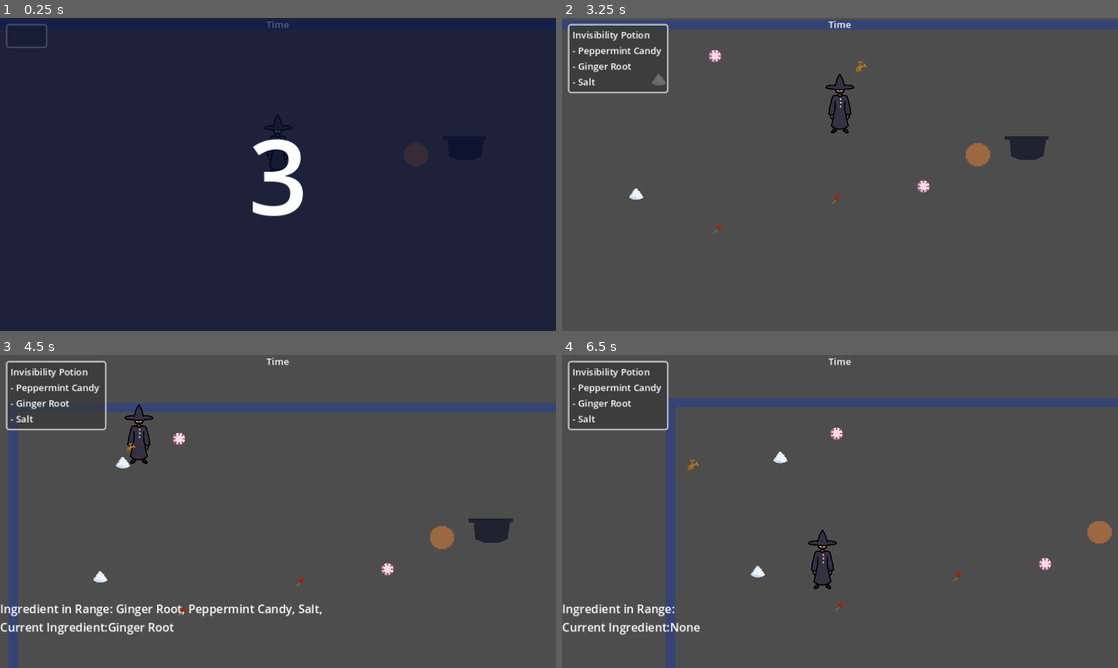
Above: before the commit, frames 1-4 (two rows, left to right).
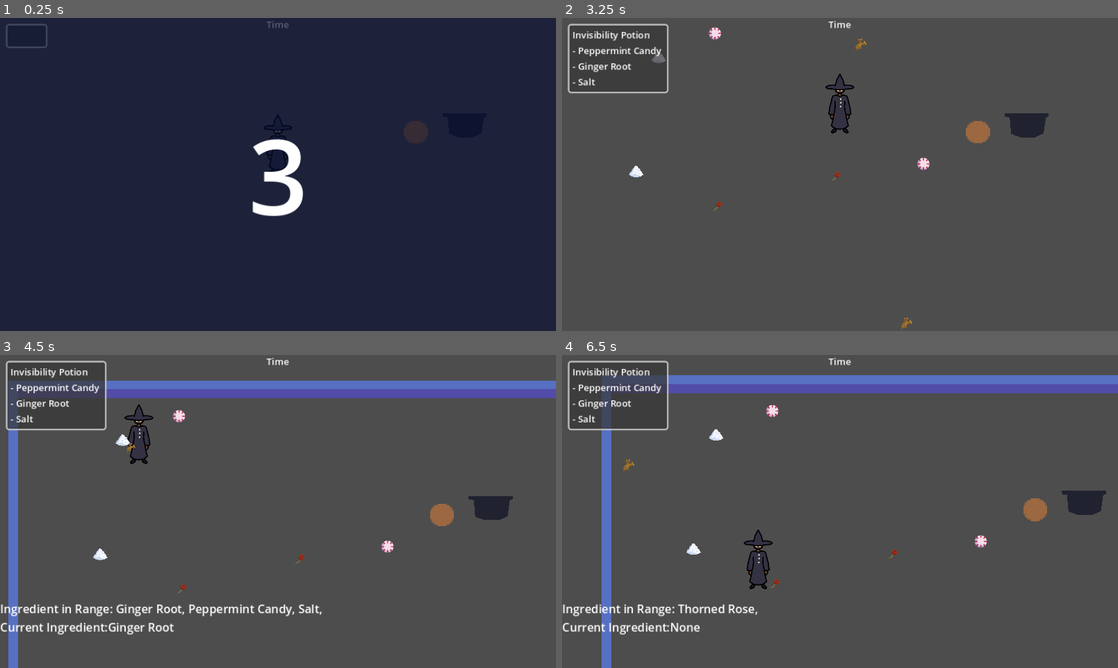
Above: after the commit, the same moments.

Repository: aryuserious/witch-in-training
Game: Godot game, scene res://scenes/level_1.tscn
The game is run twice, just before and just after one commit, with the same random seed, the same clock (stepped at 60 frames per second) and the same inputs.
Inputs:
- Up to frame 1 (0.25 s): no input
- Up to frame 2 (3.25 s): tap Enter at 0.5, 2.75 s; hold D (right) 0.53-1.28 s; tap Q (drop) at 0.6, 2.85 s; hold S (down) 1.28-2.03 s; tap E (pickup) at 1.35 s; tap Space at 2 s; hold D (right) 2.03-2.78 s; tap 1 (show-hide stats) at 2.1 s; hold W (up) from 2.78 s (still down)
- Up to frame 3 (4.5 s): release W (up) at 3.53 s; hold A (left) from 3.53 s (still down); tap E (pickup) at 3.6 s; tap 1 (show-hide stats) at 4.35 s
- Up to frame 4 (6.5 s): release A (left) at 5.03 s; hold S (down) 5.03-5.78 s; tap Q (drop) at 5.1 s; hold D (right) from 5.78 s (still down); tap E (pickup) at 5.85 s

The runs differ from the first frame. In frame 1, 0.5% of the frame differs, in the area x 72-77%, y 32-48%; in frame 2, 4.8%; in frame 3, 11%; in frame 4, 13%, in the area x 7-100%, y 6-100%.

Commit message:
make border better - it just looks like a wall now

Diff:
--- a/scenes/level_1.tscn
+++ b/scenes/level_1.tscn
@@ -9,25 +9,29 @@
 [ext_resource type="Texture2D" uid="uid://dj4ygkw1wgugc" path="res://assets/Block0.png" id="7_jy1q0"]
 
 [sub_resource type="RectangleShape2D" id="RectangleShape2D_lv6tj"]
-size = Vector2(16, 576)
+size = Vector2(17, 576)
 
 [sub_resource type="RectangleShape2D" id="RectangleShape2D_u4m4p"]
-size = Vector2(1008, 16)
+size = Vector2(1008, 31)
 
 [sub_resource type="RectangleShape2D" id="RectangleShape2D_557q4"]
-size = Vector2(16, 592)
+size = Vector2(18, 592)
 
 [sub_resource type="RectangleShape2D" id="RectangleShape2D_bxjvc"]
-size = Vector2(992, 16)
+size = Vector2(992, 8)
 
 [node name="Level1" type="Node2D"]
 y_sort_enabled = true
 script = ExtResource("1_cltiy")
 
 [node name="Player" parent="." instance=ExtResource("1_iw33g")]
-position = Vector2(479, 234)
+position = Vector2(479, 273)
 
 [node name="Camera2D" type="Camera2D" parent="Player"]
+limit_left = -100
+limit_top = -100
+limit_right = 1050
+limit_bottom = 650
 drag_horizontal_enabled = true
 drag_vertical_enabled = true
 drag_left_margin = 0.5
@@ -56,45 +60,62 @@
 autostart = true
 
 [node name="Border" type="StaticBody2D" parent="."]
+y_sort_enabled = true
 collision_mask = 0
 
 [node name="CollisionShape2D" type="CollisionShape2D" parent="Border"]
-position = Vector2(-24, 272)
+position = Vector2(-23.5, 272)
 shape = SubResource("RectangleShape2D_lv6tj")
 
 [node name="CollisionShape2D2" type="CollisionShape2D" parent="Border"]
-position = Vector2(472, -24)
+position = Vector2(472, -16.5)
 shape = SubResource("RectangleShape2D_u4m4p")
 
 [node name="CollisionShape2D3" type="CollisionShape2D" parent="Border"]
-position = Vector2(984, 264)
+position = Vector2(983, 264)
 shape = SubResource("RectangleShape2D_557q4")
 
 [node name="CollisionShape2D4" type="CollisionShape2D" parent="Border"]
-position = Vector2(480, 552)
+position = Vector2(480, 566)
 shape = SubResource("RectangleShape2D_bxjvc")
 
 [node name="Sprite2D" type="Sprite2D" parent="Border"]
-modulate = Color(0.207, 0.266033, 0.46, 1)
+modulate = Color(0.342, 0.439533, 0.76, 1)
 position = Vector2(480, -24)
 scale = Vector2(64, 1)
 texture = ExtResource("7_jy1q0")
 
+[node name="Sprite2D5" type="Sprite2D" parent="Border"]
+modulate = Color(0.3212, 0.297, 0.66, 1)
+position = Vector2(480, -9)
+scale = Vector2(62, 1)
+texture = ExtResource("7_jy1q0")
+
 [node name="Sprite2D2" type="Sprite2D" parent="Border"]
-modulate = Color(0.207, 0.266033, 0.46, 1)
+modulate = Color(0.342, 0.439533, 0.76, 1)
+z_index = 1
 position = Vector2(480, 552)
 scale = Vector2(64, 1)
 texture = ExtResource("7_jy1q0")
 
+[node name="Sprite2D6" type="Sprite2D" parent="Border"]
+modulate = Color(0.321569, 0.298039, 0.658824, 1)
+z_index = 1
+position = Vector2(480, 568)
+scale = Vector2(64, 1)
+texture = ExtResource("7_jy1q0")
+
 [node name="Sprite2D3" type="Sprite2D" parent="Border"]
-modulate = Color(0.207, 0.266033, 0.46, 1)
+modulate = Color(0.342, 0.439533, 0.76, 1)
+z_index = 1
 position = Vector2(-23.5402, 260)
 rotation = 1.5708
 scale = Vector2(36.25, 1.04961)
 texture = ExtResource("7_jy1q0")
 
 [node name="Sprite2D4" type="Sprite2D" parent="Border"]
-modulate = Color(0.207, 0.266033, 0.46, 1)
+modulate = Color(0.342, 0.439533, 0.76, 1)
+z_index = 1
 position = Vector2(983.296, 260)
 rotation = 1.5708
 scale = Vector2(36.25, 1.0496)
